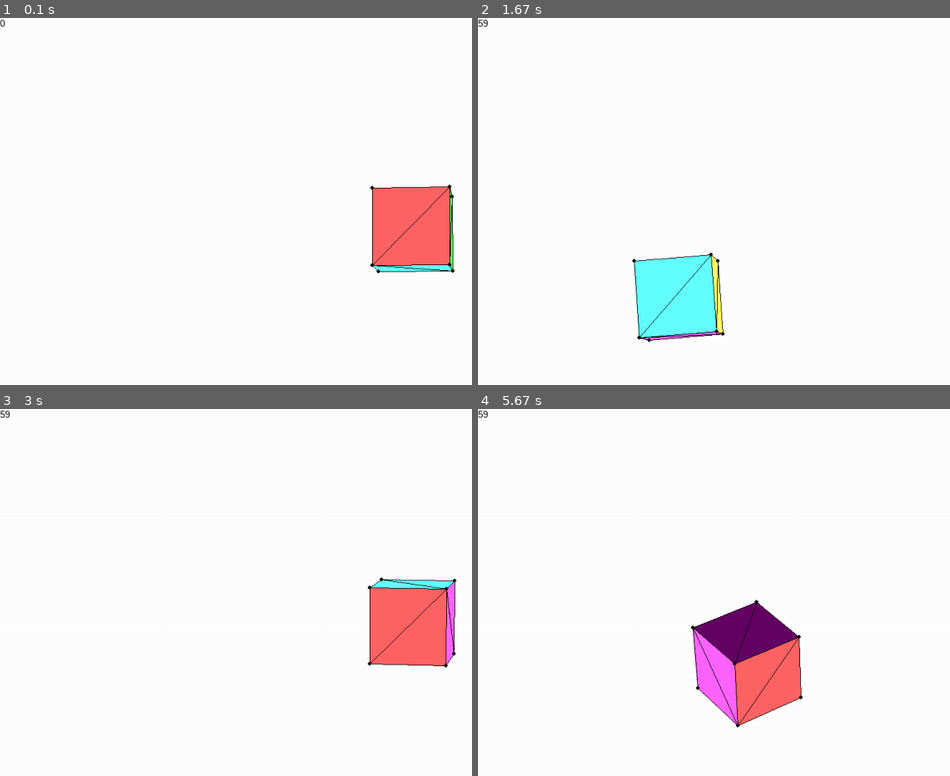
Above: before the commit, frames 1-4 (two rows, left to right).
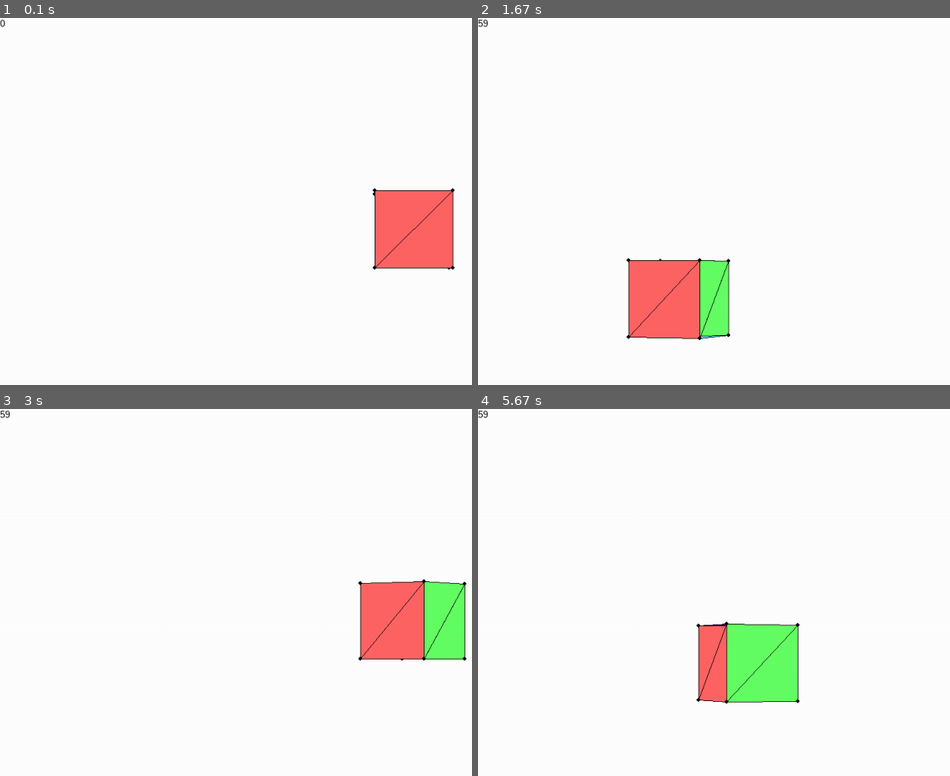
Above: after the commit, the same moments.

Repository: Jasonfran/3D-rendering-in-pygame
Game: pygame game, started from Renderer.py
Same seed, same stepped clock (60 frames per second), same inputs: the game is played once before the commit and once after it.
Inputs:
- Up to frame 1 (0.1 s): no input
- Up to frame 2 (1.67 s): hold Right 0.33-0.8 s; hold Up 0.83-1.13 s; tap Page Down at 0.98 s; hold Right 1.17-1.63 s; tap E at 1.32 s
- Up to frame 3 (3 s): hold Left 1.67-2.2 s; tap Page Up at 1.82 s; hold Down 2.23-2.53 s; tap Page Down at 2.38 s; hold Left 2.57-2.97 s; tap E at 2.72 s
- Up to frame 4 (5.67 s): hold Up 3-3.37 s; tap Page Up at 3.15, 4.62 s; hold Right 3.4-4.03 s; tap Page Down at 3.55, 5.12 s; hold Down 4.07-4.43 s; tap E at 4.22, 5.62 s; hold Left 4.47-4.93 s; hold Right 4.97-5.43 s; hold Up from 5.47 s (still down)

The runs differ from the first frame. In frame 1, 1.0% of the frame differs, in the area x 78-97%, y 45-70%; in frame 2, 4.8%; in frame 3, 3.1%; in frame 4, 5.9%, in the area x 44-69%, y 51-87%.

Commit message:
Mouse object rotation

Diff:
--- a/MainScene.py
+++ b/MainScene.py
@@ -70,8 +70,8 @@
     def render(self, screen):
         model = Mat4()
         Math3D.translate(model, Vec3(1.0, 1.0, 1.0))
-        Math3D.rotate(model, 10.0 * pygame.time.get_ticks() / 10000, Vec3(1.0, 0.0, 0.0))
-        Math3D.rotate(model, 10.0 * pygame.time.get_ticks() / 10000, Vec3(0.0, 1.0, 0.0))
+        Math3D.rotate(model, 10.0 * self.rotation[0], Vec3(1.0, 0.0, 0.0))
+        Math3D.rotate(model, 10.0 * self.rotation[1], Vec3(0.0, 1.0, 0.0))
 
         view = Mat4()
         Math3D.translate(view, Vec3(-self.viewpos[0], -self.viewpos[1], self.viewpos[2]))
